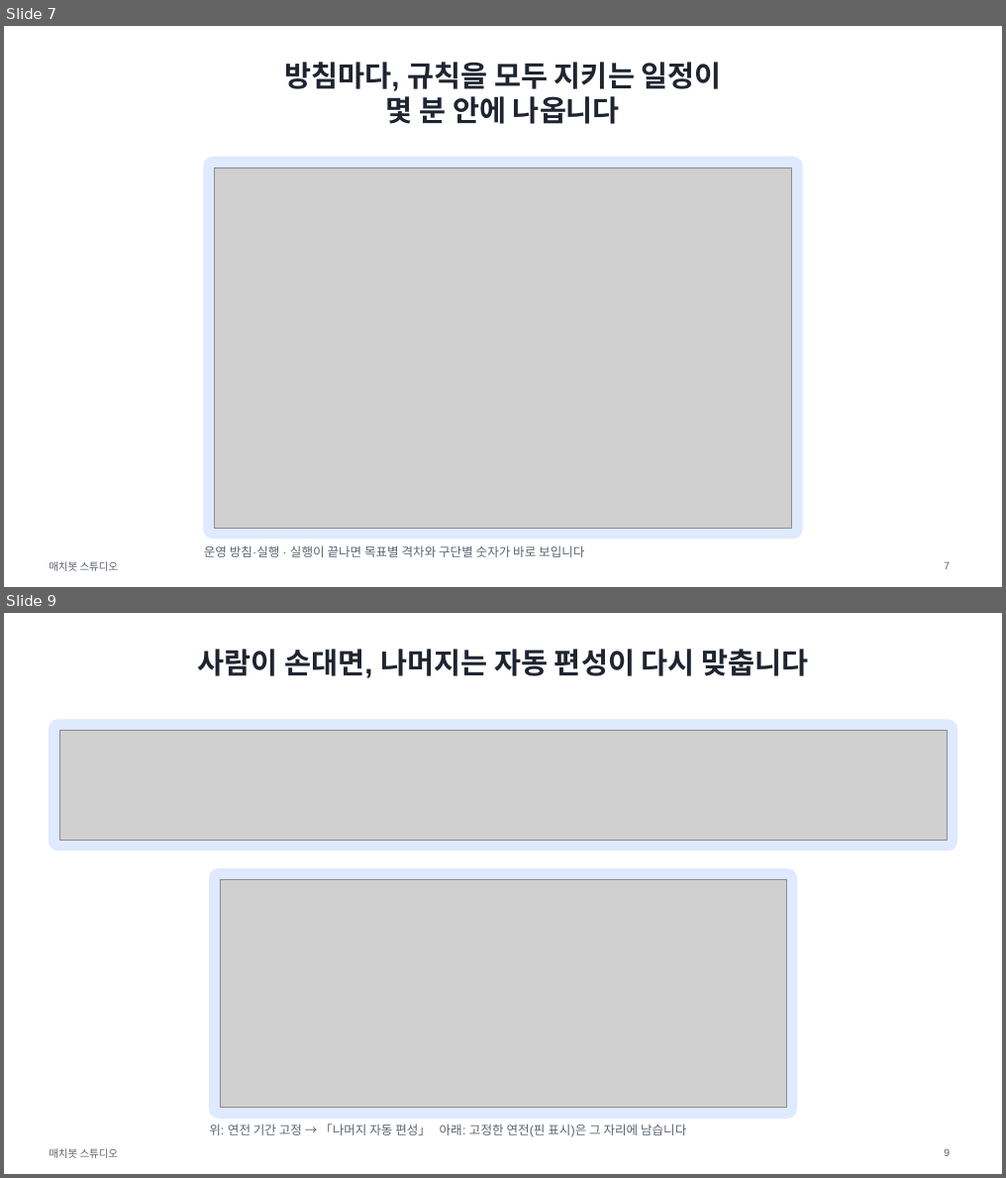
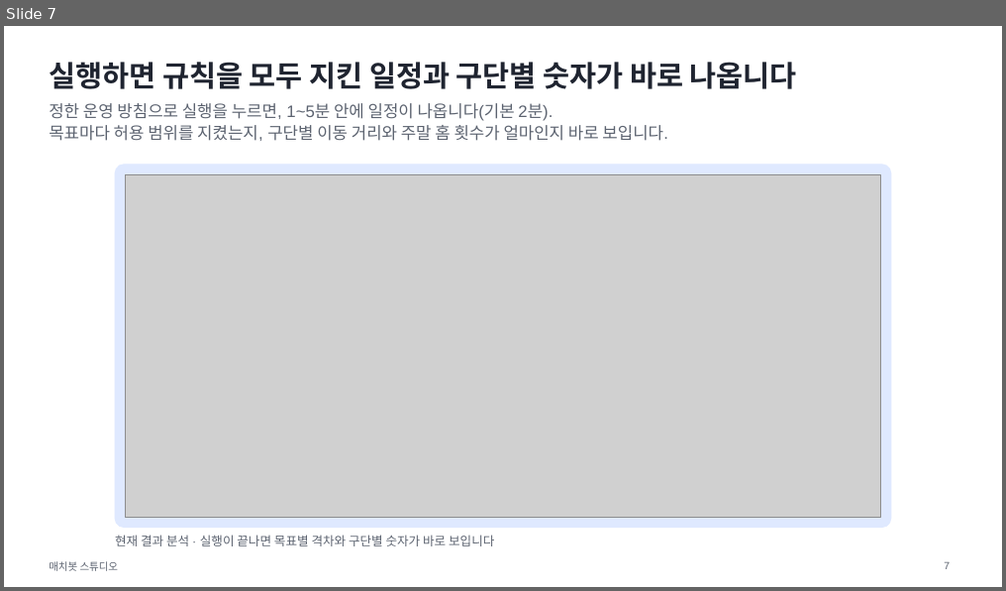
Before and after one commit to drimdrim2002/kbo-scheduler, a slide deck: docs/deck/matchbot-talk.pptx. Shown one above the other, each under a label of ours: slides 7 and 9 before the commit, slide 7 after it; the slides between them are not shown. The pictures are 1006x1178 and 1006x591 pixels, drawn with LibreOffice and Linux fonts; fonts in the diff are those of the drawing; grey boxes stand for pictures. Boxes give left, top, right and bottom in pixels: in the first picture for what was removed or moved away, otherwise in the second. Text is boxed around its words. In the diff, an @@ line names an element or a change of style, - is before the commit and + after.

```diff
--- a/docs/deck/matchbot-talk.pptx
+++ b/docs/deck/matchbot-talk.pptx
@@ slide 9 removed at (x1=4, y1=613, x2=1002, y2=1174), background #FFFFFF; not listed: 1 template element that a slide beside it also shows @@
@@ title removed at (x1=198, y1=649, x2=808, y2=678) @@
-사람이 손대면, 나머지는 자동 편성이 다시 맞춥니다
@@ rounded rectangle removed at (x1=49, y1=720, x2=957, y2=851) @@
@@ picture removed at (x1=59, y1=731, x2=946, y2=841) @@
@@ rounded rectangle removed at (x1=209, y1=869, x2=797, y2=1118) @@
@@ picture removed at (x1=220, y1=879, x2=786, y2=1108) @@
@@ text removed at (x1=209, y1=1124, x2=686, y2=1138) @@
-위: 연전 기간 고정 → 「나머지 자동 편성」 아래: 고정한 연전(핀 표시)은 그 자리에 남습니다
@@ page number removed at (x1=944, y1=1150, x2=949, y2=1157) @@
-9
@@ slide 7 changed as well @@
@@ title at (x1=49, y1=62, x2=797, y2=89): text changed @@
-방침마다, 규칙을 모두 지키는 일정이
-몇 분 안에 나옵니다
+실행하면 규칙을 모두 지킨 일정과 구단별 숫자가 바로 나옵니다
@@ text added at (x1=49, y1=103, x2=668, y2=141), 16 pt, text #5C6370 @@
+정한 운영 방침으로 실행을 누르면, 1~5분 안에 일정이 나옵니다(기본 2분).
+목표마다 허용 범위를 지켰는지, 구단별 이동 거리와 주말 홈 횟수가 얼마인지 바로 보입니다.
@@ rounded rectangle resized from (x1=204, y1=157, x2=802, y2=539) to (x1=115, y1=165, x2=891, y2=528) @@
@@ rounded rectangle at (x1=115, y1=165, x2=891, y2=528): proportions changed @@
@@ picture resized from (x1=214, y1=168, x2=792, y2=528) to (x1=126, y1=174, x2=880, y2=517) @@
@@ text at (x1=115, y1=535, x2=494, y2=547): text changed @@
-운영 방침·실행 · 실행이 끝나면 목표별 격차와 구단별 숫자가 바로 보입니다
+현재 결과 분석 · 실행이 끝나면 목표별 격차와 구단별 숫자가 바로 보입니다
```
Also in this commit, not shown: 7 other slides changed, 4 slides added, 5 other slides removed, 9 other files.
